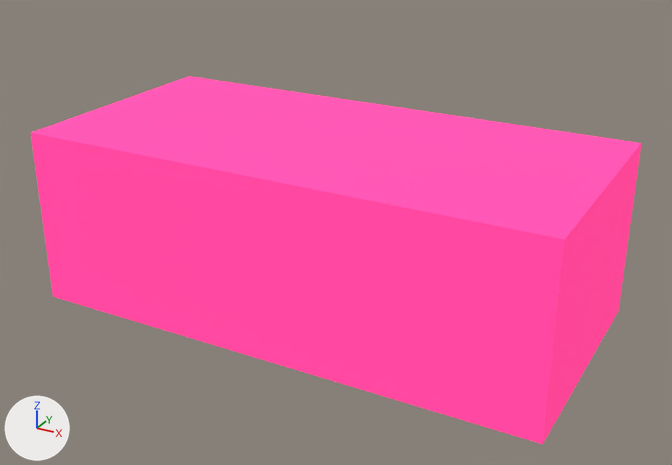
A saved change to the glTF model public/assets/models/interiors/interior_vip_lounge_sofa_01.glb.
Camera for both pictures: a 50 mm lens placed at (1.97, -3.53, 2.15), pointed at (0.06, -0.06, 0.42). The lights are fixed; the arrows at lower left show +X, +Y and +Z. The picture after the commit comes second. Where no turn or scale is listed for an object, it has been applied to the vertices. Vertices at exactly the same position are counted once.
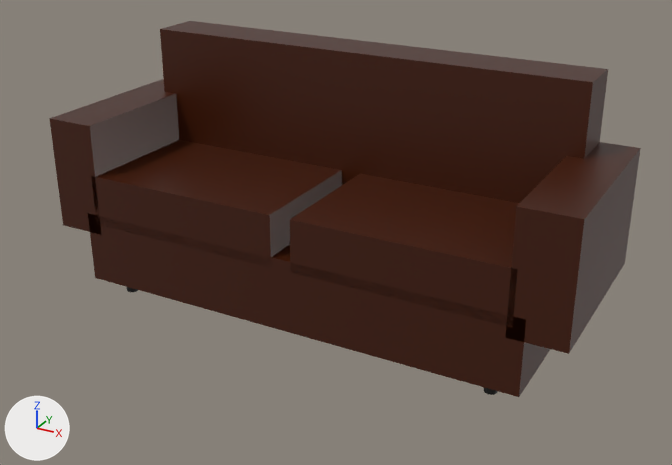
Diff of the bpy script that builds the scene:
```diff
--- a/public/assets/models/interiors/interior_vip_lounge_sofa_01.glb.py
+++ b/public/assets/models/interiors/interior_vip_lounge_sofa_01.glb.py
@@ mat_material_0 @@
 mat_material_0 = principled_material('Material_0')
-mat_material_0.base_color = (0.839, 0.0648, 0.319)  # pink #ec4899
-mat_material_0.roughness = 1.0
-mat_material_0.emission_color = (0.708, 0.0203, 0.184)  # pink #db2777
-mat_material_0.emission_strength = 0.9
+mat_material_0.base_color = (0.0595, 0.0103, 0.000911)  # brown #451a03
+mat_material_0.roughness = 0.4
@@ mat_material_1 @@
+mat_material_1 = principled_material('Material_1')
+mat_material_1.base_color = (0.00857, 0.00857, 0.00857)  # black #171717
@@ me_mesh_0 @@
 # used by ob_mesh_0; location = (0.0, 0.0, 0.425)
-me_mesh_0.from_pydata(...)  # 8 vertices, 12 faces; spans x -1.25..1.25, y -0.6..0.6, z -0.43..0.43
+me_mesh_0.from_pydata(...)  # 8 vertices, 12 faces; spans x -1.1..1.1, y -0.45..0.45, z -0.17..0.17
+# me_mesh_0 part 1: the whole mesh is scaled about its middle by (0.88, 0.75, 0.412)
 me_mesh_0.materials.append(mat_material_0)
@@ me_mesh_7 @@
+me_mesh_7.from_pydata(...)  # 20 vertices, 32 faces; spans x -0.04..0.04, y -0.04..0.04, z -0.08..0.08
+me_mesh_7.materials.append(mat_material_1)  # black #171717
@@ me_mesh_5 @@
+me_mesh_5.from_pydata(...)  # a box spanning x -0.125..0.125, y -0.45..0.45, z -0.275..0.275
+me_mesh_5.materials.append(mat_material_0)  # brown #451a03
@@ me_mesh_3 @@
+me_mesh_3.from_pydata(...)  # a box spanning x -1.1..1.1, y -0.12..0.12, z -0.35..0.35
+me_mesh_3.materials.append(mat_material_0)  # brown #451a03
@@ me_mesh_2 @@
+me_mesh_2.from_pydata(...)  # a box spanning x -0.5..0.5, y -0.4..0.4, z -0.125..0.125
+me_mesh_2.materials.append(mat_material_0)  # brown #451a03
@@ ob_mesh_0 @@
 ob_mesh_0 = bpy.data.objects.new('Mesh_0', me_mesh_0)
-ob_mesh_0.location = (0.0, 0.0, 0.425)
+ob_mesh_0.location = (0.0, 0.0, 0.25)
@@ ob_mesh_7 @@
+ob_mesh_7 = bpy.data.objects.new('Mesh_7', me_mesh_7)
+ob_mesh_7.location = (0.95, -0.35, 0.08)
@@ ob_mesh_5 @@
+ob_mesh_5 = bpy.data.objects.new('Mesh_5', me_mesh_5)
+ob_mesh_5.location = (1.15, 0.0, 0.6)
@@ ob_mesh_4 @@
+ob_mesh_4 = bpy.data.objects.new('Mesh_4', me_mesh_5.copy())
+ob_mesh_4.location = (-1.15, 0.0, 0.6)
@@ ob_mesh_3 @@
+ob_mesh_3 = bpy.data.objects.new('Mesh_3', me_mesh_3)
+ob_mesh_3.location = (0.0, 0.32, 0.85)
@@ ob_mesh_2 @@
+ob_mesh_2 = bpy.data.objects.new('Mesh_2', me_mesh_2)
+ob_mesh_2.location = (0.55, -0.05, 0.5)
@@ ob_mesh_1 @@
+ob_mesh_1 = bpy.data.objects.new('Mesh_1', me_mesh_2.copy())
+ob_mesh_1.location = (-0.55, -0.05, 0.5)
```

Boxes (x1, y1, x2, y2) around the edits, measured in the pictures (672 x 465 px):
'Mesh_0', recoloured, surface changed, moved, rescaled: before (31, 76, 642, 444); after (88, 213, 550, 397)
'Mesh_3', added (brown): after (160, 21, 608, 203)
'Mesh_2', added (brown): after (290, 174, 519, 327)
'Mesh_1', added (brown): after (93, 140, 342, 268)
'Mesh_5', added: after (506, 142, 641, 354)
'Mesh_4', added (brown): after (49, 79, 179, 234)
'Mesh_7', added: after (484, 388, 498, 395)
